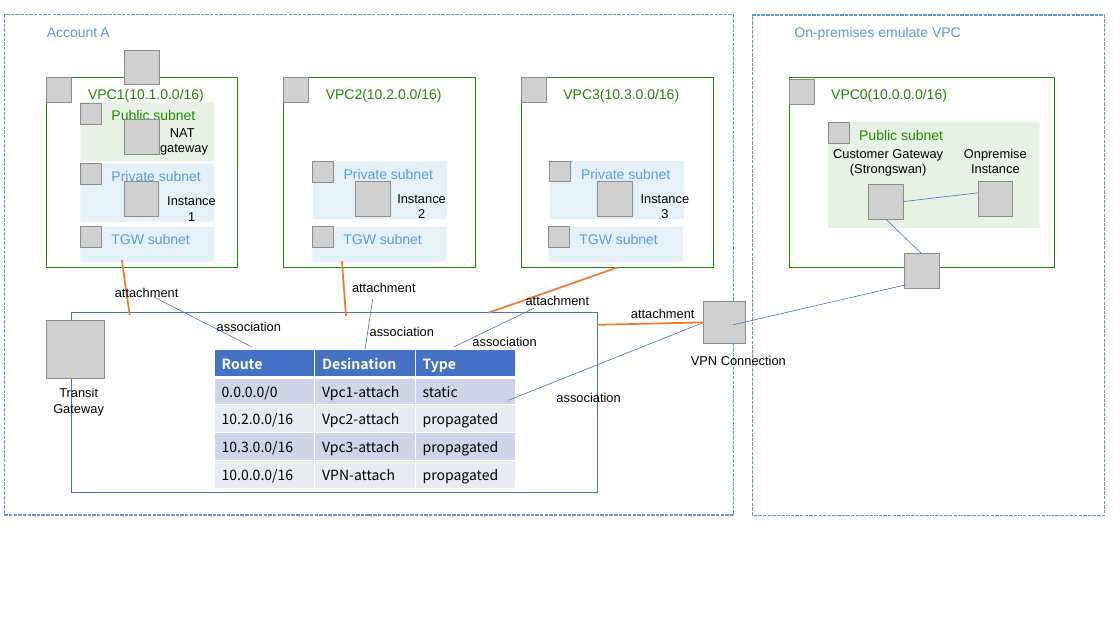
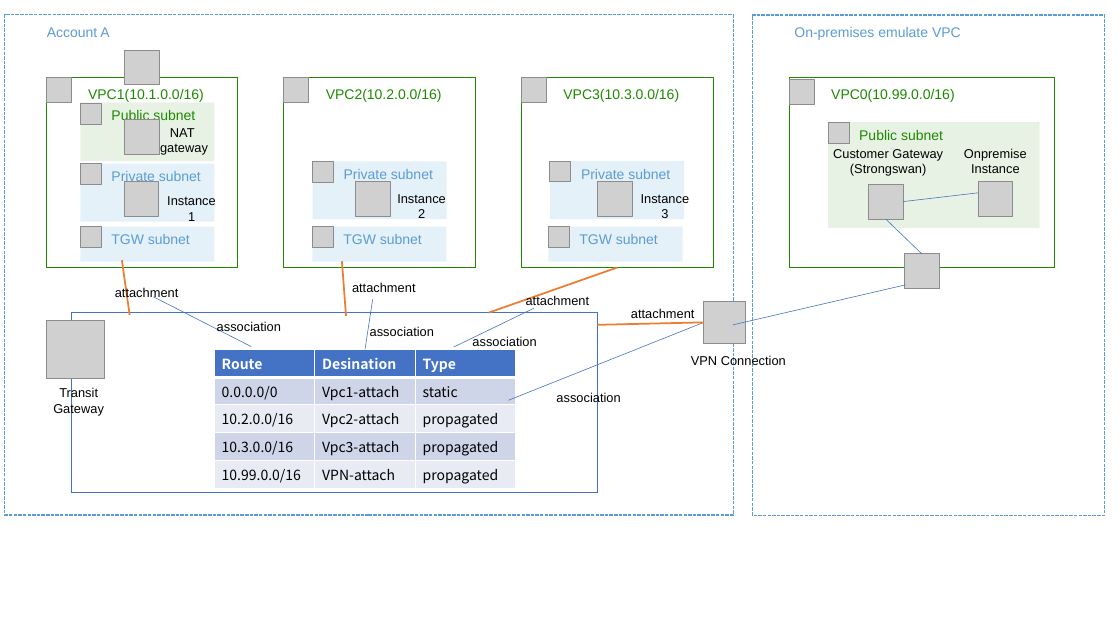
Before and after one commit to tomofuminijo/aws-transit-gateway-demo, a slide deck: slide 5 of images/images.pptx. Drawn at 1120x630 pixels with LibreOffice and Linux fonts; fonts in the diff are those of the drawing; grey boxes stand for pictures. Boxes give left, top, right and bottom in pixels: in the first picture for what was removed or moved away, otherwise in the second. Text is boxed around its words. In the diff, an @@ line names an element or a change of style, - is before the commit and + after.

```diff
--- a/images/images.pptx
+++ b/images/images.pptx
@@ text in rectangle at (831, 89, 954, 102): text changed @@
-VPC0(10.0.0.0/16)
+VPC0(10.99.0.0/16)
@@ table at (214, 350, 517, 488) @@
-row 5, column 1: 10.0.0.0/16
+row 5, column 1: 10.99.0.0/16
```
Also in this commit, not shown: 2 other files.
